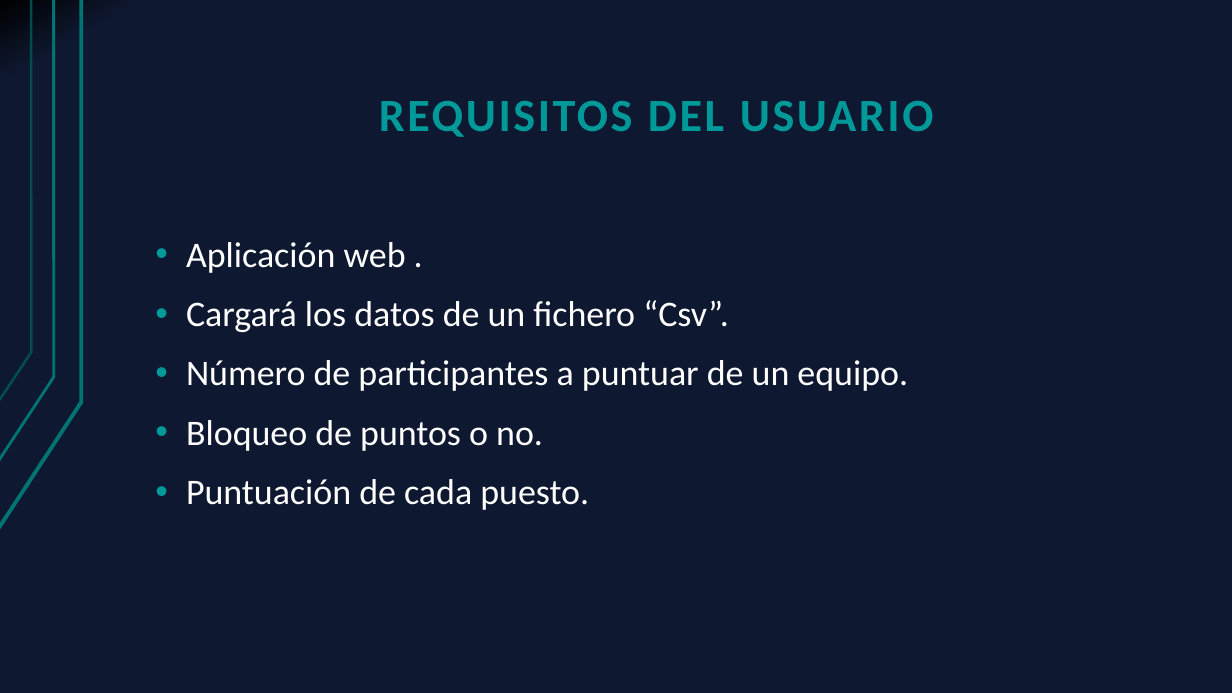
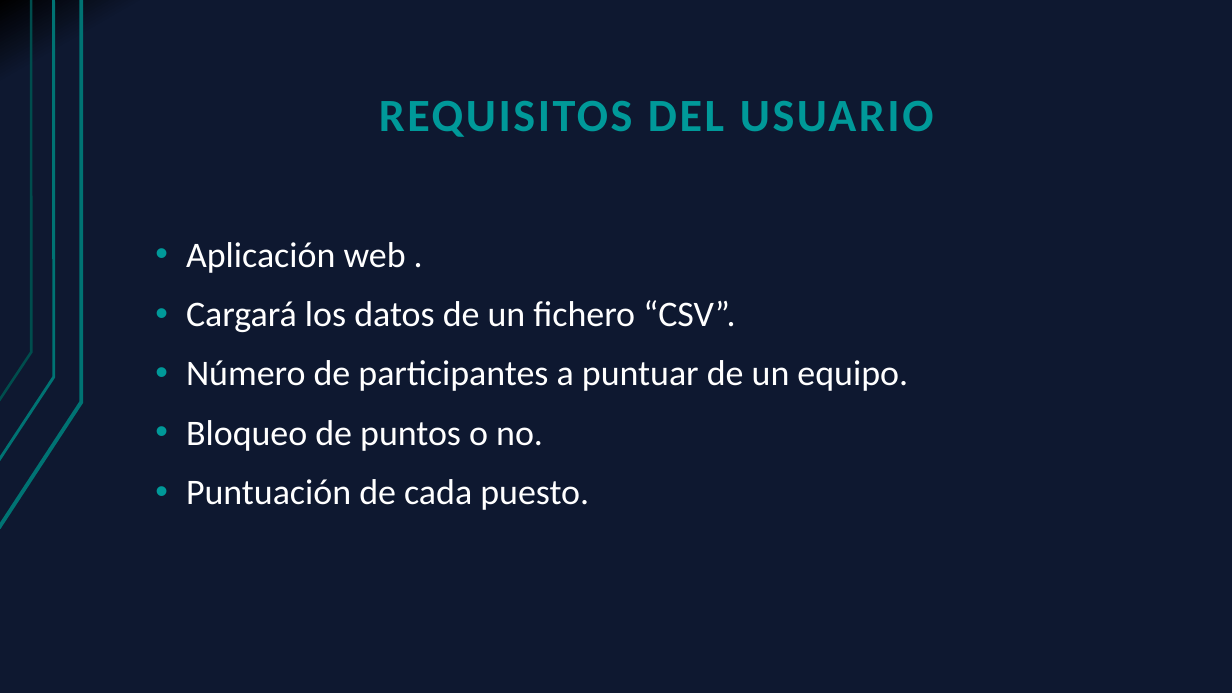
Before and after one commit to Cristoto/FederacionInformes, a slide deck: slide 6 of doc/Presentación/Generador de informes RFESS.pptx. Drawn at 1232x693 pixels with LibreOffice and Linux fonts; fonts in the diff are those of the drawing. Boxes give left, top, right and bottom in pixels: in the first picture for what was removed or moved away, otherwise in the second. Text is boxed around its words. In the diff, an @@ line names an element or a change of style, - is before the commit and + after.

```diff
--- a/doc/Presentación/Generador de informes RFESS.pptx
+++ b/doc/Presentación/Generador de informes RFESS.pptx
@@ text at [186,300,735,332]: text changed @@
-• Cargará los datos de un fichero “Csv”.
+• Cargará los datos de un fichero “CSV”.
```
Also in this commit, not shown: 1 other slide changed.
